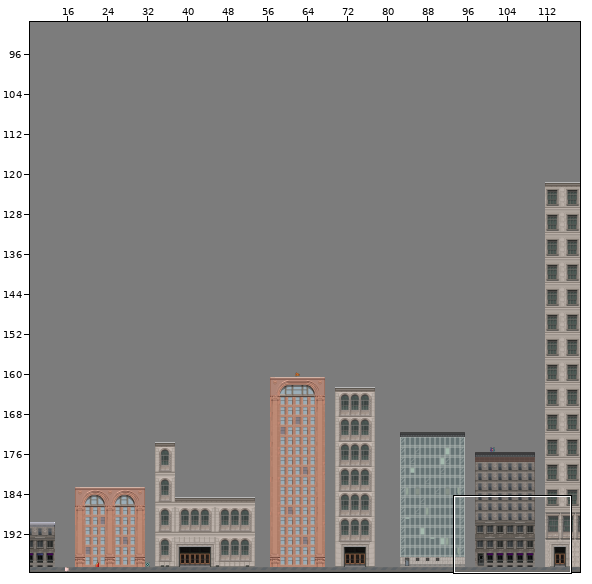
Tiled map, stored at Tiled-work/City.tmx. The first picture is a wide view before the edit; the outline marks the close-up.
Close-up. Earlier state:
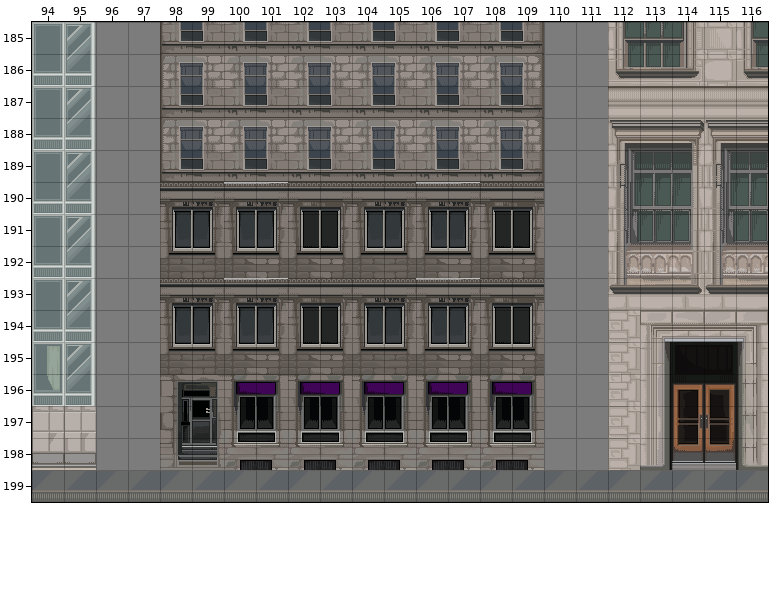
Cells are 32x32 px. Shown: x 94..116, y 185..199. The commit also changed other parts of the map, which this record leaves out.
After:
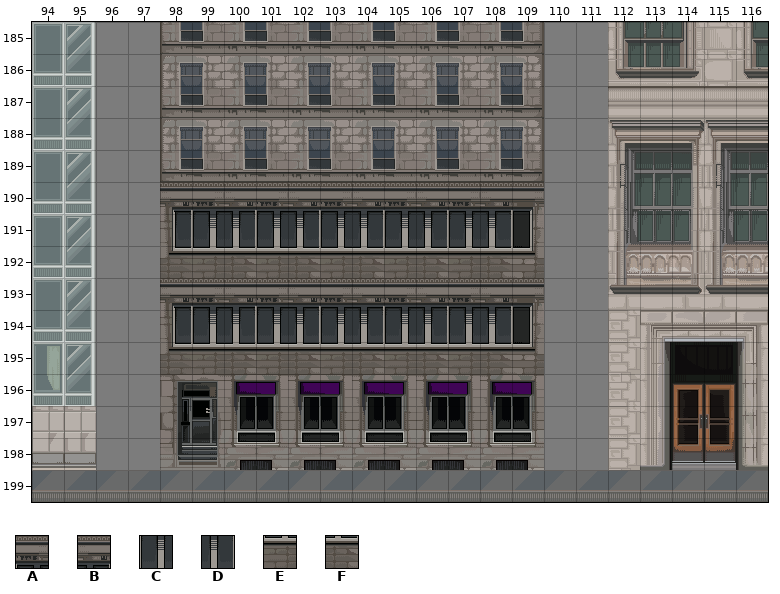
Key: from "CityTilesMain2": A 438, B 439, C 454, D 455, E 470, F 471.
_ is an empty cell, . an unchanged one.
Difference:
--- layer "City Overlay"
@@ x 99..108 @@
-190 __________
-191 __________
-192 __________
-193 __________
-194 __________
-195 __________
+190 ABABABABAB
+191 CDCDCDCDCD
+192 EFEFEFEFEF
+193 ABABABABAB
+194 CDCDCDCDCD
+195 EFEFEFEFEF
Where, in picture pixels (left, top, right, bottom), the same in both close-ups:
added: (210, 182, 512, 374)
